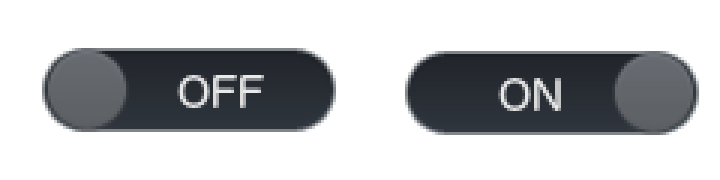
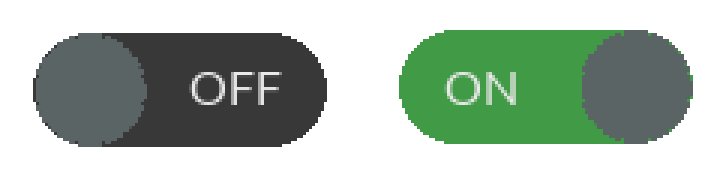
Revision of a layered 720 × 180 image; what changed, layer by layer:
removed layer "Transformation copy" over [612, 51, 696, 138]
removed layer "Transformation" over [45, 48, 129, 135]
added layer "Pasted Layer #2" above "Pasted Layer #1" over [579, 30, 693, 144]
added layer "Pasted Layer #1" above "OFF" over [33, 33, 147, 147]
moved "OFF" above "ON", painted on it over [177, 72, 282, 108]
removed layer "bar5.png copy" over [405, 51, 699, 138]
removed layer "bar5.png" over [42, 48, 336, 135]
painted on "ON" over [444, 72, 561, 111]
added layer "Pasted Layer copy" above "Pasted Layer" over [399, 30, 693, 144]
added layer "Pasted Layer" over [33, 33, 327, 147]
